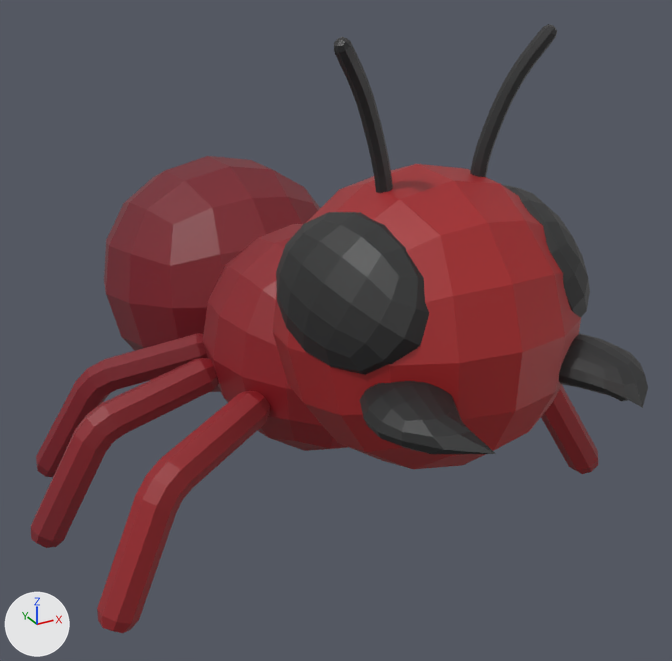
The glTF model assets/models/fire_ant/fire_ant.glb, before and after one commit.
Rendered twice from a 50 mm lens placed at (-0.439, -0.896, 0.603), pointed at (0.018, -0.064, 0.188). The lights are fixed; the arrows at lower left show +X, +Y and +Z. The first picture is the older version.

In view in the first picture: 'ant_mesh'.
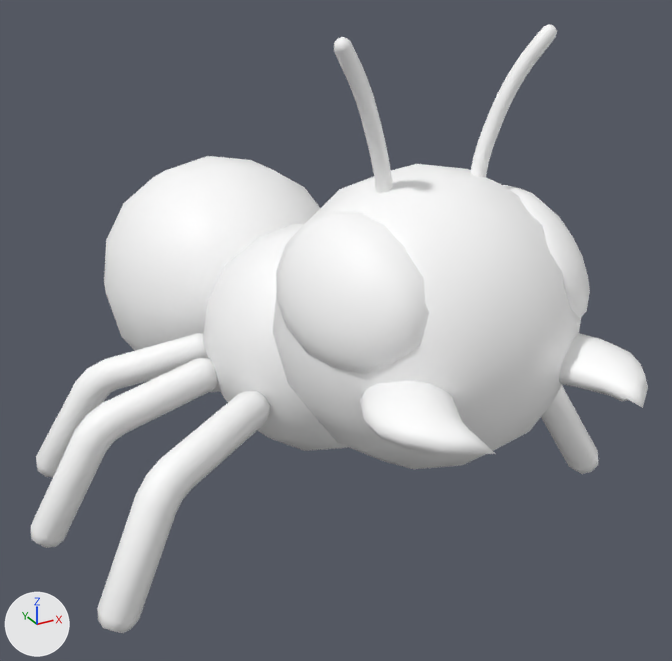
Edits to the scene script, one JSON object a line:
```json
{"op": "add", "block": "mat_defaultmaterial", "code": ["mat_defaultmaterial = bpy.data.materials.new('DefaultMaterial')", "mat_defaultmaterial.use_nodes = True; mat_defaultmaterial.node_tree.nodes.clear()", "_N = mat_defaultmaterial.node_tree.nodes; _L = mat_defaultmaterial.node_tree.links", "n0 = _N.new('ShaderNodeOutputMaterial'); n0.name = 'Material Output'", "n1 = _N.new('ShaderNodeBsdfPrincipled'); n1.name = 'Principled BSDF'", "n2 = _N.new('ShaderNodeVertexColor'); n2.name = 'Color Attribute'", "_L.new(n1.outputs[0], n0.inputs[0])  # 'BSDF' to 'Surface'", "_L.new(n2.outputs[0], n1.inputs[0])  # 'Color' to 'Base Color'"]}
{"block": "me_cube_009", "where": "me_cube_009.from_pydata(...)  # 1262 vertices, 2464 faces; spans x -0.329..0.329, y -0.457..0.422, z -0.004..0.527"}
{"op": "remove", "block": "me_cube_009", "code": "me_cube_009.materials.append(mat_fly_mat)"}
{"op": "add", "block": "me_cube_009", "code": "me_cube_009.materials.append(mat_defaultmaterial)"}
```

Where the change shows, as pixel boxes (x1, y1, x2, y2) in the pictures (672 x 661 px):
```json
{"object": "ant_mesh", "change": "recoloured", "before": [31, 24, 648, 633], "after": [31, 24, 648, 633], "on screen": "red to white"}
```
